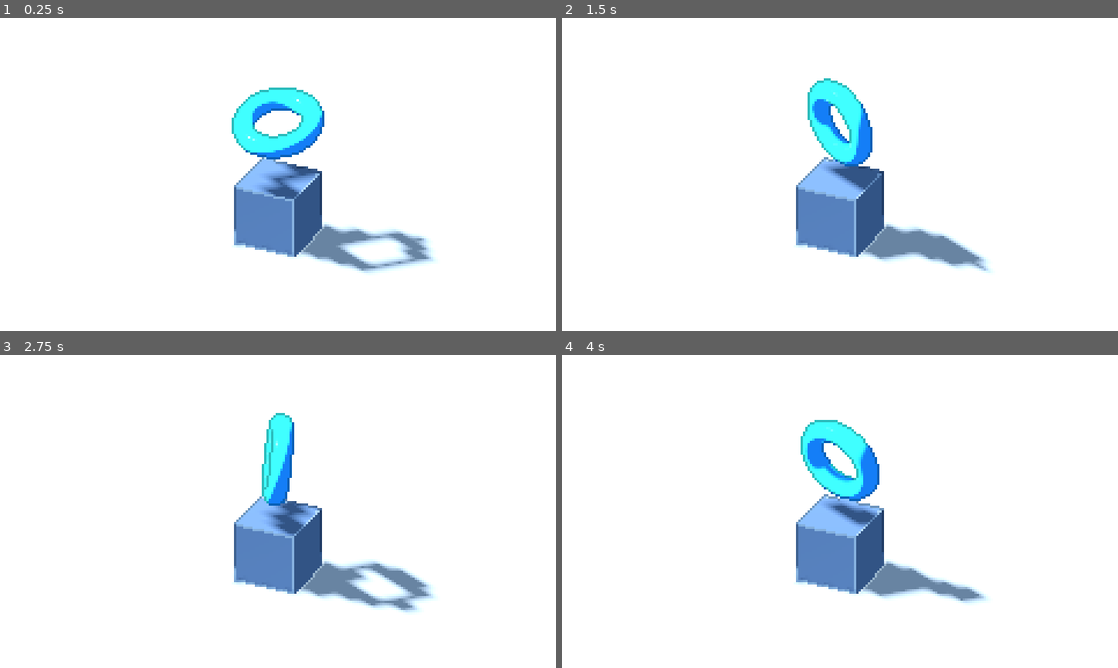
Above: before the commit, frames 1-4 (two rows, left to right).
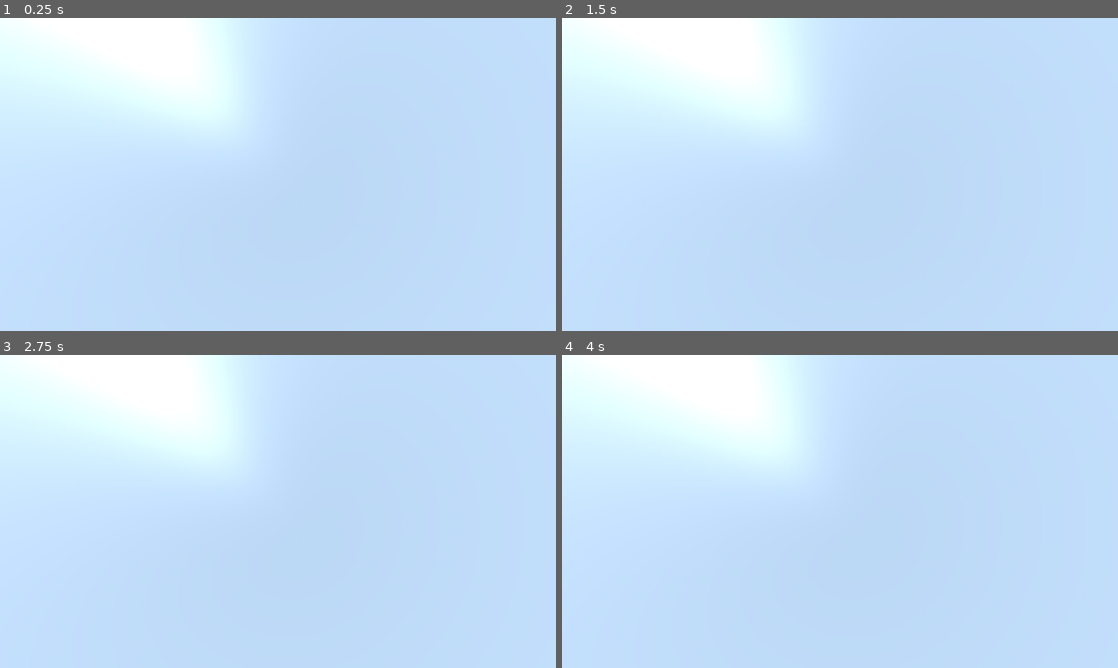
Above: after the commit, the same moments.

Repository: leopeltola/Godot-3d-pixelart-demo
Game: Godot game, scene res://demo.tscn
Same seed, same stepped clock (60 frames per second), same inputs: the game is played once before the commit and once after it.
Inputs:
- Up to frame 1 (0.25 s): no input
- Up to frame 2 (1.5 s): no input
- Up to frame 3 (2.75 s): no input
- Up to frame 4 (4 s): no input

The runs differ from the first frame. In frame 1, 91% of the frame differs, in the area x 0-100%, y 0-100%; in frame 2, 91%; in frame 3, 91%; in frame 4, 91%.

Commit message:
Normal Buffer

Diff:
--- a/pixelart_stylizer_postprocess.gdshader
+++ b/pixelart_stylizer_postprocess.gdshader
@@ -6,6 +6,7 @@
 
 uniform sampler2D DEPTH_TEXTURE : hint_depth_texture, filter_linear_mipmap;
 uniform sampler2D SCREEN_TEXTURE : hint_screen_texture, filter_linear_mipmap;
+uniform sampler2D NORMAL_TEXTURE : hint_normal_roughness_texture, filter_linear_mipmap;
 
 uniform bool shadows_enabled = true;
 uniform bool highlights_enabled = true;
@@ -93,11 +94,11 @@
 //	Highlights
 	float normal_diff = 0.;
 	if (highlights_enabled) {
-		vec3 normal = computeNormalImproved(DEPTH_TEXTURE, model_view_matrix, INV_PROJECTION_MATRIX, SCREEN_UV, MODEL_MATRIX, VIEW_MATRIX, VIEWPORT_SIZE.xy);
-		vec3 nu = computeNormalImproved(DEPTH_TEXTURE, model_view_matrix, INV_PROJECTION_MATRIX, SCREEN_UV+vec2(0, 1)*e, MODEL_MATRIX, VIEW_MATRIX, VIEWPORT_SIZE.xy);
-		vec3 nr = computeNormalImproved(DEPTH_TEXTURE, model_view_matrix, INV_PROJECTION_MATRIX, SCREEN_UV+vec2(1, 0)*e, MODEL_MATRIX, VIEW_MATRIX, VIEWPORT_SIZE.xy);
-		vec3 nd = computeNormalImproved(DEPTH_TEXTURE, model_view_matrix, INV_PROJECTION_MATRIX, SCREEN_UV+vec2(0, -1)*e, MODEL_MATRIX, VIEW_MATRIX, VIEWPORT_SIZE.xy);
-		vec3 nl = computeNormalImproved(DEPTH_TEXTURE, model_view_matrix, INV_PROJECTION_MATRIX, SCREEN_UV+vec2(-1, 0)*e, MODEL_MATRIX, VIEW_MATRIX, VIEWPORT_SIZE.xy);
+		vec3 normal = texture(NORMAL_TEXTURE, SCREEN_UV).xyz;
+		vec3 nu = texture(NORMAL_TEXTURE, SCREEN_UV+vec2(0, 1)*e).xyz;
+		vec3 nr =  texture(NORMAL_TEXTURE, SCREEN_UV+vec2(1, 0)*e).xyz;
+		vec3 nd = texture(NORMAL_TEXTURE, SCREEN_UV+vec2(0, -1)*e).xyz;
+		vec3 nl =  texture(NORMAL_TEXTURE, SCREEN_UV+vec2(-1, 0)*e).xyz;
 		vec3 normal_edge_bias = vec3(1., 1., 1.);
 		normal_diff += normalIndicator(normal_edge_bias, normal, nu, depth_diff);
 		normal_diff += normalIndicator(normal_edge_bias, normal, nr, depth_diff);
